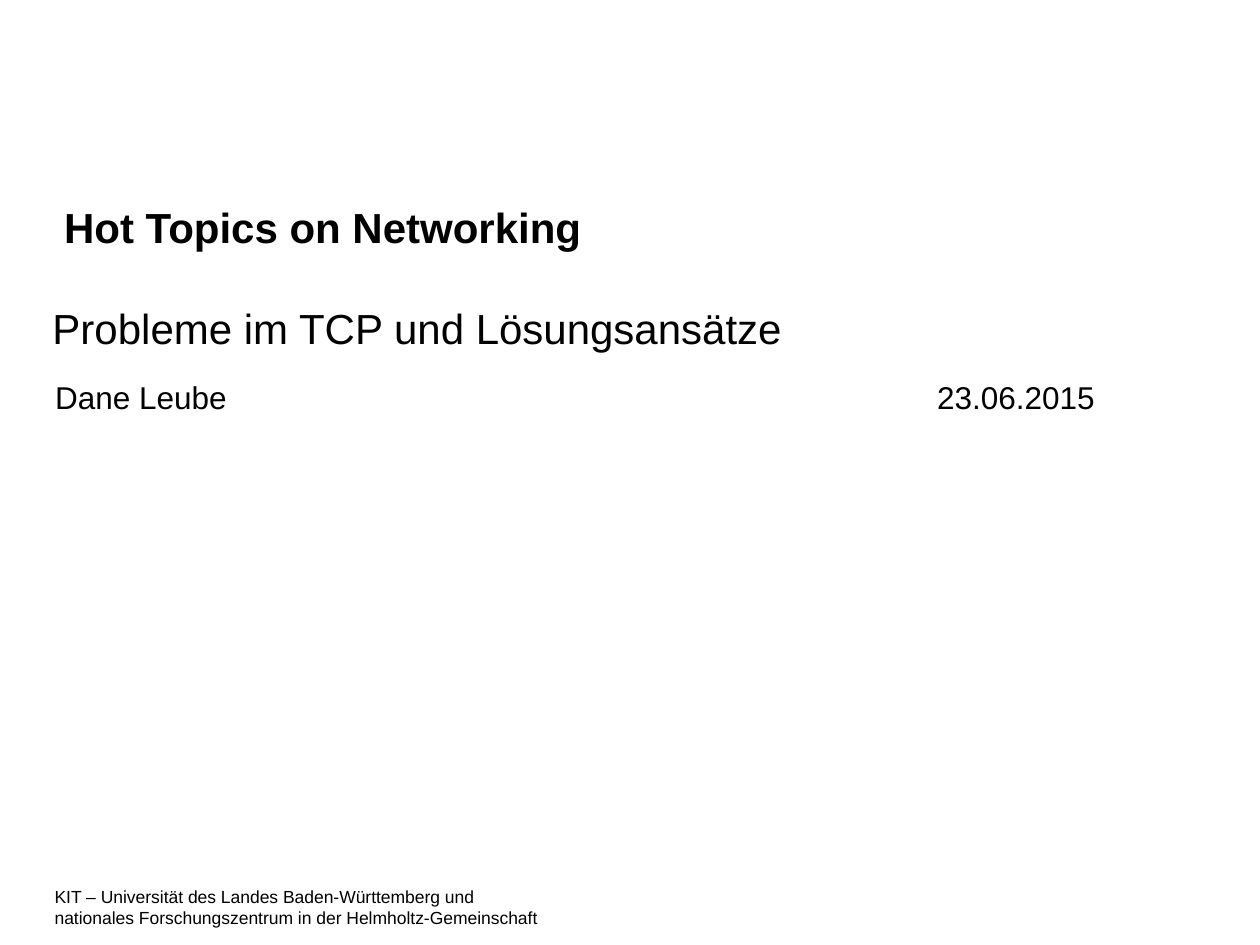
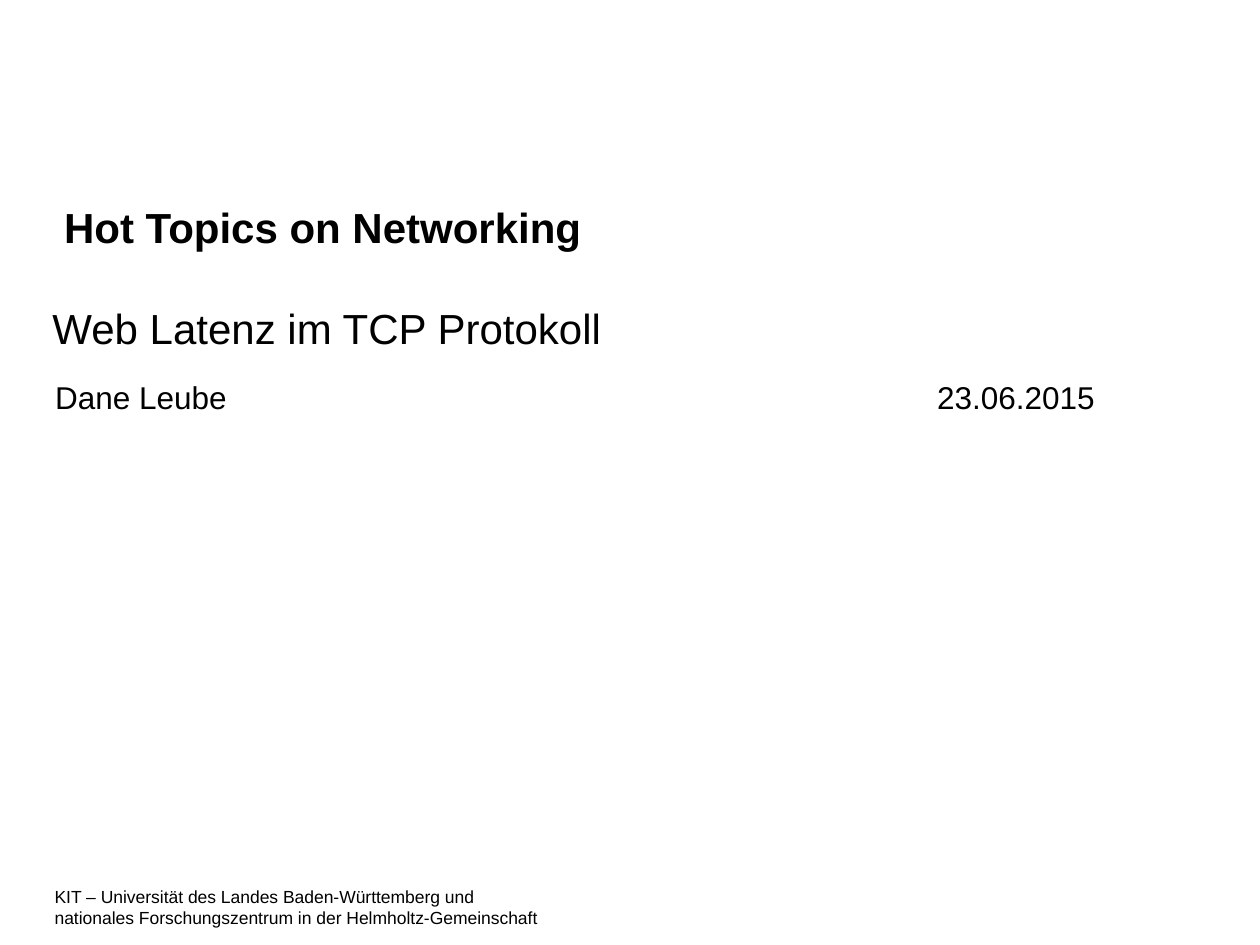
Before and after one commit to holzleube/hotTopics, a slide deck: slide 1 of Vortrag/Vortrag.pptx. Drawn at 1260x945 pixels with LibreOffice and Linux fonts; fonts in the diff are those of the drawing; background and template pictures are left out. Boxes give left, top, right and bottom in pixels: in the first picture for what was removed or moved away, otherwise in the second. Text is boxed around its words. In the diff, an @@ line names an element or a change of style, - is before the commit and + after.

```diff
--- a/Vortrag/Vortrag.pptx
+++ b/Vortrag/Vortrag.pptx
@@ title at bbox=[52, 212, 601, 345]: text changed @@
-Hot Topics on Networking
-Probleme im TCP und Lösungsansätze
+Hot Topics on Networking
+Web Latenz im TCP Protokoll
```
Also in this commit, not shown: 10 other slides changed, 1 slide added, 3 other files.
